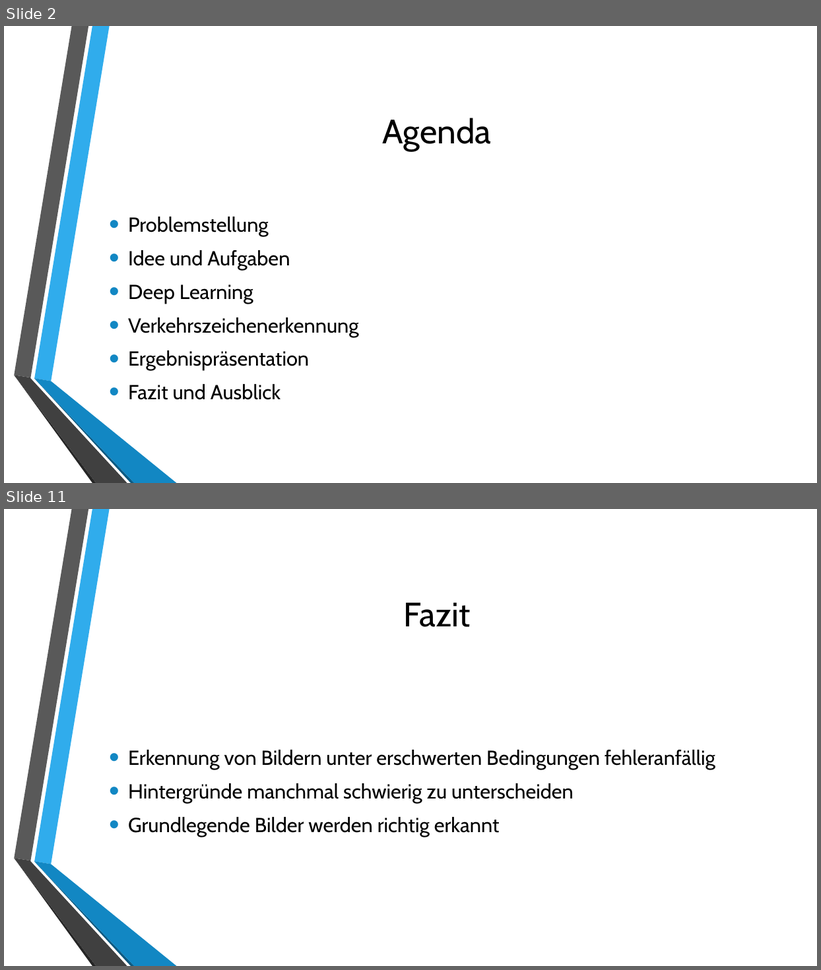
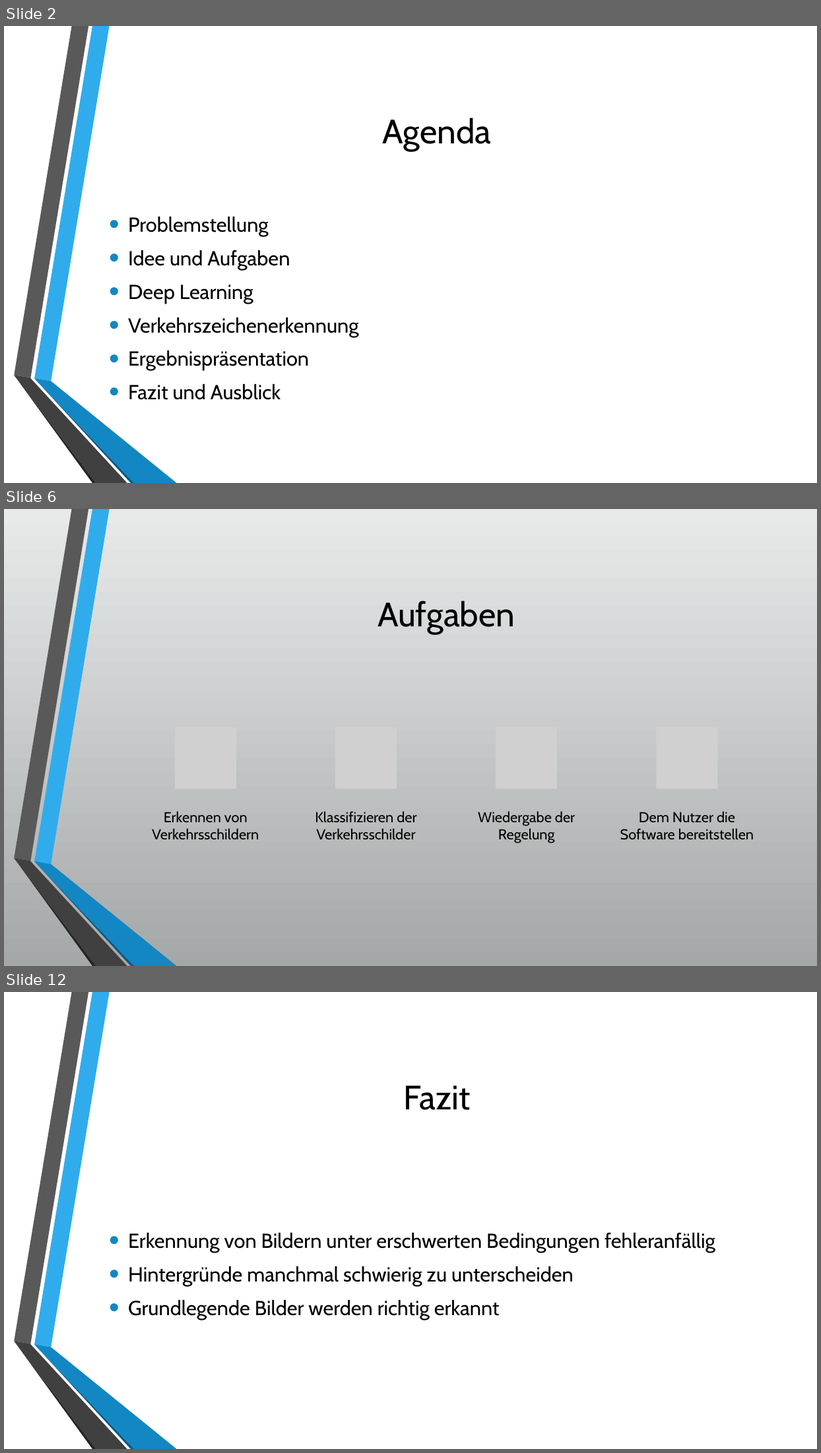
Before and after one commit to uol-mediaprocessing-201920/group-projects-traffic-signs, a slide deck: Praesentation_medienverarbeitung.pptx. Shown one above the other, each under a label of ours: slides 2 and 11 before the commit, slides 2, 6 and 12 after it; the slides between them are not shown. The pictures are 821x970 and 821x1453 pixels, drawn with LibreOffice and Linux fonts; fonts in the diff are those of the drawing; grey boxes stand for pictures; background and template pictures are left out. Boxes give left, top, right and bottom in pixels: in the first picture for what was removed or moved away, otherwise in the second. Text is boxed around its words. In the diff, an @@ line names an element or a change of style, - is before the commit and + after.

```diff
--- a/Praesentation_medienverarbeitung.pptx
+++ b/Praesentation_medienverarbeitung.pptx
@@ slide 6 added at (x1=4, y1=509, x2=817, y2=966), background gradient #E9EAEB to #A5A8A9; not listed: 6 template elements that a slide beside it also shows @@
@@ title added at (x1=378, y1=601, x2=515, y2=634), 40 pt, text #000000 @@
+Aufgaben
@@ group added at (x1=152, y1=727, x2=754, y2=844): 4 pictures, 4 texts @@
+Erkennen von Verkehrsschildern
+Klassifizieren der Verkehrsschilder
+Wiedergabe der Regelung
+Dem Nutzer die Software bereitstellen
@@ what was slide 11 is now slide 12 @@
```
Also in this commit, not shown: 8 slides changed.
